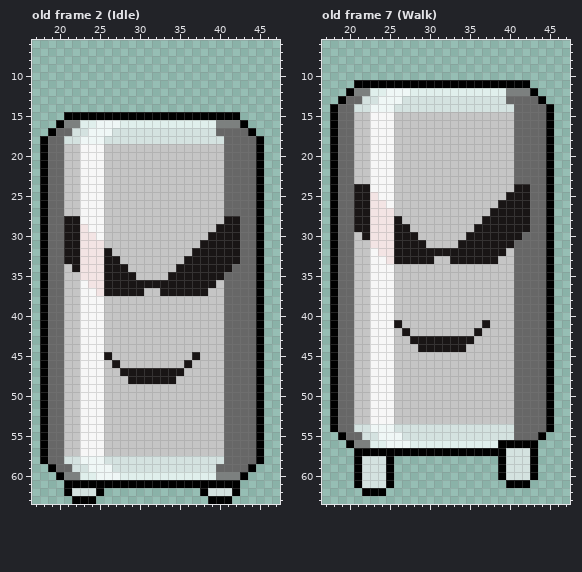
A pixel-art file gets an edit: Sprites/Enemies/Coke.aseprite. Above: the version before the commit.
64x64 pixels, 23 frames. Colours within 5 levels of each other are drawn and written as one. Shown: old frame 2 (Idle): x 17..47, y 6..63; old frame 7 (Walk): x 17..47, y 6..63. The commit also changed other frames, which this record leaves out.
After:
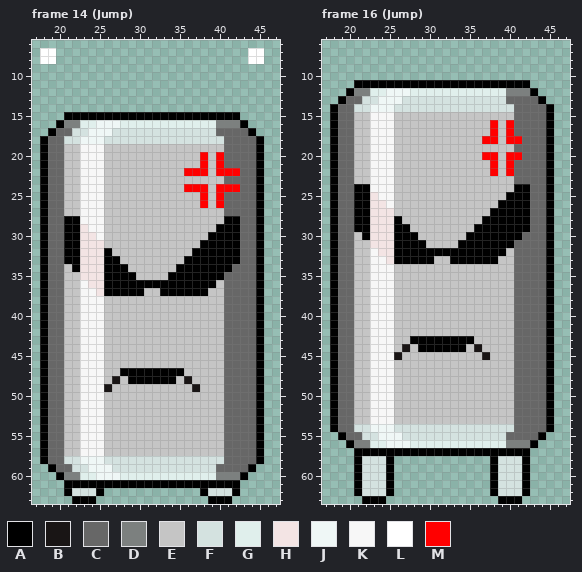
Palette (. is transparent): A #000000  B #191515  C #676767  D #7c807f  E #c5c5c5  F #d4e2e0  G #e0efec  H #f3e4e4  J #eff7f6  K #f7f7f7  L #ffffff  M #ff0000
A new or re-ordered frame is compared with the old frame closest to it.
What changed:
frames 23 -> 27
Changed rows in their new state; - is an unchanged pixel.
Frame 14 (Jump) is new; against old frame 2 (Idle), layer "Body":
first column x 18:
 7 LL------------------------LL
 8 LL------------------------LL
first column x 21:
20 -----------------M-M--
21 -----------------M-M--
22 ---------------MMM-MMM
24 ---------------MMM-MMM
25 -----------------M-M--
26 -----------------M-M--
28 AA------------------AA
29 AA-----------------AAA
30 AA----------------AAAA
31 AA---------------AAAAA
32 AA---A----------AAAAAA
33 AA---AA--------AAAAAAA
34 -A---AAA------AAAAAAA-
35 -----AAAA----AAAAAAA--
36 -----AAAAAAAAAAAAAA---
37 -----AAAAA--AAAAAA----
first column x 26:
45 E----------E
46 -E--------E-
47 --AAAAAAAA--
48 -B-AAAAAA-B-
49 B----------B
Frame 16 (Jump) is new; against old frame 7 (Walk), layer "Body":
first column x 21:
16 -----------------M-M--
17 -----------------M-M--
18 ----------------MM-MM-
20 ----------------MM-MM-
21 -----------------M-M--
22 -----------------M-M--
24 AA------------------AA
25 AA-----------------AAA
26 AA----------------AAAA
27 AA---------------AAAAA
28 AA---A----------AAAAAA
29 AA---AA--------AAAAAAA
30 -A---AAA------AAAAAAA-
31 -----AAAA----AAAAAAA--
32 -----AAAAAAAAAAAAAA---
33 -----AAAAA--AAAAAA----
first column x 26:
41 E----------E
42 -E--------E-
43 --AAAAAAAA--
44 -B-AAAAAA-B-
45 B----------B
first column x 21:
55 -------------------C---
56 ------------------GDDD-
57 -------------------AAA.
58 -----------------AF--A.
59 -----------------AF--A.
60 -----------------AF--A.
61 -----------------AFFF--
62 AFFFA------------AFFFA-
63 -AAA--------------AAA--
